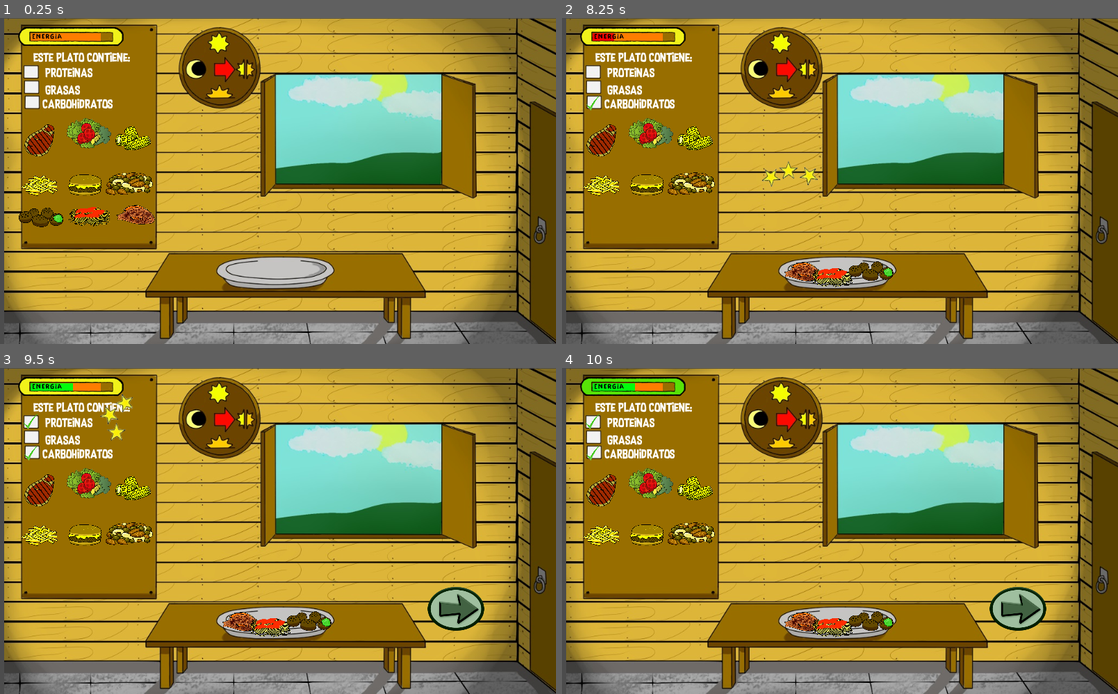
Above: before the commit, frames 1-4 (two rows, left to right).
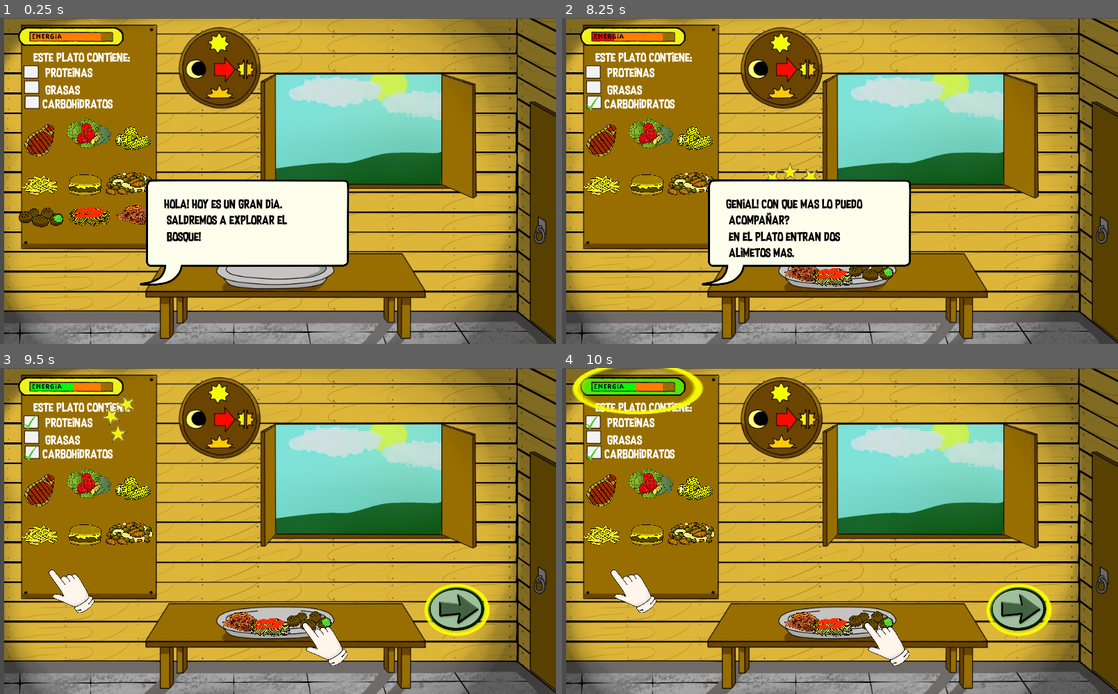
Above: after the commit, the same moments.

Repository: joelyo1996/nutriciber
Game: Godot game, scene res://Escenas/AlimentandoPersonaje/AlimentandoPersonaje.tscn
The game is run twice, just before and just after one commit, with the same random seed, the same clock (stepped at 60 frames per second) and the same inputs. This scene is started directly instead of the project's main scene.
Inputs (mouse positions are in pixels of both pictures, inside the frame that each line leads up to):
- Up to frame 1 (0.25 s): no input
- Up to frame 2 (8.25 s): tap Enter at 0.5, 6.5 s; drag from (650, 135) to (840, 272) at 0.52 s; drag from (600, 141) to (840, 272) at 1.27 s; move the mouse to (695, 138) at 2.02 s; press the mouse at (695, 138) at 2.03 s; hold Left (ui_left) 2.03-2.75 s; release the mouse at (695, 138) at 2.75 s; drag from (600, 184) to (840, 272) at 2.77 s; drag from (645, 184) to (840, 272) at 3.52 s; drag from (689, 184) to (840, 272) at 4.27 s; click (639, 321) at 5 s; tap Space at 5.75, 7.25 s; move the mouse to (695, 216) at 5.77 s; press the mouse at (695, 216) at 5.78 s; hold Right (ui_right) 5.78-6.5 s; release the mouse at (695, 216) at 6.5 s; drag from (656, 216) to (840, 272) at 6.52 s; drag from (600, 216) to (840, 272) at 7.27 s; drag from (728, 197) to (840, 272) at 8.02 s
- Up to frame 3 (9.5 s): move the mouse to (333, 459) at 8.77 s; press the mouse at (333, 459) at 8.78 s; hold Right (ui_right) from 8.78 s (still down)
- Up to frame 4 (10 s): release Right (ui_right) at 9.5 s; release the mouse at (895, 459) at 9.5 s; drag from (812, 596) to (650, 485) at 9.52 s

The runs differ from the first frame. In frame 1, 10% of the frame differs, in the area x 25-63%, y 49-83%; in frame 2, 10%, in the area x 25-63%, y 43-83%; in frame 3, 1.8%; in frame 4, 2.3%.

Commit message:
tutorial
progrmaacion y animacion del tutorial

Diff:
--- a/Escenas/AlimentandoPersonaje/AlimentandoPersonaje.gd
+++ b/Escenas/AlimentandoPersonaje/AlimentandoPersonaje.gd
@@ -1,5 +1,15 @@
 extends Node2D
+
 var tipo = 0
+var texto1 = "Hola! Hoy es un gran dia.\n Saldremos a explorar el\n bosque!"
+var texto2 = "Pero primero tenemos que \n armar un almuerzo muy \n nutritivo"
+var texto3 = "Creo que hoy quiero comer \n unos falafels"
+var texto4 = "Genial! con que mas lo puedo \n acompañar? \n en el plato entran dos \n alimetos mas."
+var texto5 = "Cada alimento que eligamos nos \n da energia! \n Si elegimos buenos alimentos \n tendremos mas energia!"
+var texto6 = "Arrastra dos alimetos mas al plato"
+var texto7 = "Estamos listo para salir \n al bosque!"
+
+
 func _ready():
 	if Global.silencio:
 		$ReproductorMusica.stop()
@@ -10,8 +20,49 @@
 	$Titulo/TildeVerde2.visible = false
 	$Titulo/TildeVerde3.visible = false
 	tipo = 0
+	$Nube.visible = true
+	if Global.largoSalto == true:
+		$CabezaLargo.visible = true
+	elif Global.peloCorto == true:
+		$CabezaCorto.visible = true
+	$Texto.visible = true
+	$Texto.text = texto1
+	yield(get_tree().create_timer(3),"timeout")
+	$Texto.text = texto2
+	yield(get_tree().create_timer(3),"timeout")
+	$Texto.text = texto3
+	yield(get_tree().create_timer(3),"timeout")
+	$Mano.visible= true
+	$Mano2.visible = true
+	$Circulo.visible = true
+	$Nube.visible = false
+	$Texto.visible = false
+	$CabezaCorto.visible = false
+	$CabezaLargo.visible = false
 
 func _physics_process(delta):
+	if Global.falafel == true:
+		Global.falafel = false
+		$Mano.visible= false
+		$Mano2.visible = false
+		$Circulo.visible = false
+		$Nube.visible = true
+		$Texto.visible = true
+		if Global.largoSalto == true:
+			$CabezaLargo.visible = true
+		elif Global.peloCorto == true:
+			$CabezaCorto.visible = true
+		$Texto.text = texto4
+		yield(get_tree().create_timer(2),"timeout")
+		$Texto.text = texto5
+		$Circulo2.visible = true
+		yield(get_tree().create_timer(2),"timeout")
+		$Nube.visible = false
+		$Texto.visible = false
+		$CabezaCorto.visible = false
+		$CabezaLargo.visible = false
+		$Label.visible = true
+		$Circulo2.visible = false
 	if Global.estrella == true:
 		$Estrella.visible = true
 		$AnimationPlayer.play("estrella")
@@ -32,6 +83,16 @@
 			$Reiniciar.disabled = false
 			$Avanzar.visible = false
 		else:
+			$Nube.visible = true
+			if Global.largoSalto == true:
+				$CabezaLargo.visible = true
+			elif Global.peloCorto == true:
+				$CabezaCorto.visible = true
+			$Texto.visible = true
+			$Texto.text = texto7
+			$Circulo.visible = true
+			$Circulo.position = Vector2 (840,445)
+			$Label.visible = false
 			$Avanzar.visible = true
 			Global.pos4 = true
 		$Avanzar.disabled = false
--- a/Escenas/AlimentandoPersonaje/AlimentandoPersonaje.tscn
+++ b/Escenas/AlimentandoPersonaje/AlimentandoPersonaje.tscn
@@ -31,6 +31,11 @@
 [ext_resource path="res://Asset/AlimentandoPersonaje/comida1.ogg" type="AudioStream" id=29]
 [ext_resource path="res://Asset/AlimentandoPersonaje/comida2.ogg" type="AudioStream" id=30]
 [ext_resource path="res://Asset/AlimentandoPersonaje/comida3.ogg" type="AudioStream" id=31]
+[ext_resource path="res://Asset/Mapa15/globo.png" type="Texture" id=32]
+[ext_resource path="res://Asset/AlimentandoPersonaje/interfaz_woman.png" type="Texture" id=33]
+[ext_resource path="res://Asset/AlimentandoPersonaje/interfaz_man.png" type="Texture" id=34]
+[ext_resource path="res://Asset/AlimentandoPersonaje/mano_slide.png" type="Texture" id=35]
+[ext_resource path="res://Asset/AlimentandoPersonaje/circulo_luz.png" type="Texture" id=36]
 
 [sub_resource type="RectangleShape2D" id=1]
 extents = Vector2( 59.6191, 15.0973 )
@@ -189,6 +194,15 @@
 outline_color = Color( 1, 0, 0, 1 )
 font_data = ExtResource( 21 )
 
+[sub_resource type="DynamicFont" id=24]
+size = 20
+extra_spacing_bottom = 10
+font_data = ExtResource( 21 )
+
+[sub_resource type="DynamicFont" id=25]
+size = 20
+font_data = ExtResource( 21 )
+
 [node name="AlimentarPersonaje" type="Node2D"]
 position = Vector2( 1.75809, 0 )
 script = ExtResource( 1 )
@@ -618,6 +632,67 @@
 
 [node name="Comida3" type="AudioStreamPlayer2D" parent="."]
 stream = ExtResource( 31 )
+
+[node name="Nube" type="Sprite" parent="."]
+visible = false
+position = Vector2( 432.17, 391.86 )
+scale = Vector2( 0.4, 0.4 )
+texture = ExtResource( 32 )
+flip_h = true
+
+[node name="CabezaLargo" type="Sprite" parent="."]
+visible = false
+position = Vector2( 143.198, 473.984 )
+scale = Vector2( 0.5, 0.5 )
+texture = ExtResource( 33 )
+
+[node name="Texto" type="Label" parent="."]
+visible = false
+modulate = Color( 0, 0, 0, 1 )
+margin_left = 300.0
+margin_top = 335.082
+margin_right = 340.0
+margin_bottom = 363.082
+custom_fonts/font = SubResource( 24 )
+
+[node name="CabezaCorto" type="Sprite" parent="."]
+visible = false
+position = Vector2( 118.854, 478.28 )
+scale = Vector2( 0.5, 0.5 )
+texture = ExtResource( 34 )
+
+[node name="Mano" type="Sprite" parent="."]
+visible = false
+position = Vector2( 130.31, 408.113 )
+scale = Vector2( 0.2, 0.2 )
+texture = ExtResource( 35 )
+
+[node name="Mano2" type="Sprite" parent="."]
+visible = false
+position = Vector2( 597.134, 505.488 )
+scale = Vector2( 0.2, 0.2 )
+texture = ExtResource( 35 )
+
+[node name="Circulo" type="Sprite" parent="."]
+visible = false
+position = Vector2( 77.3267, 370.882 )
+scale = Vector2( 0.1, 0.1 )
+texture = ExtResource( 36 )
+
+[node name="Circulo2" type="Sprite" parent="."]
+visible = false
+position = Vector2( 137.47, 37.2314 )
+scale = Vector2( 0.2, 0.1 )
+texture = ExtResource( 36 )
+
+[node name="Label" type="Label" parent="."]
+visible = false
+margin_left = 499.76
+margin_top = 77.3267
+margin_right = 539.76
+margin_bottom = 91.3267
+custom_fonts/font = SubResource( 25 )
+text = "Arrastra dos alimetos mas al plato"
 [connection signal="input_event" from="Vegetales/Area2D" to="Vegetales" method="_on_Area2D_input_event"]
 [connection signal="area_entered" from="Vegetales/Area_pocicion" to="Vegetales" method="_on_Area_pocicion_area_entered"]
 [connection signal="input_event" from="CarneRoja/Area2D" to="CarneRoja" method="_on_Area2D_input_event"]
--- a/Escenas/AlimentandoPersonaje/Banana.gd
+++ b/Escenas/AlimentandoPersonaje/Banana.gd
@@ -23,6 +23,7 @@
 
 func _on_Area_pocicion_area_entered(area):
 	if area.name == "1":
+
 		Global.tipo = 3
 		Global.Energia = Global.Energia + 2800
 		Global.estrella = true
--- a/Escenas/AlimentandoPersonaje/Carne.gd
+++ b/Escenas/AlimentandoPersonaje/Carne.gd
@@ -23,6 +23,7 @@
 
 func _on_Area2D2_area_entered(area):
 	if area.name == "1":
+
 		Global.tipo = 1
 		Global.Energia = Global.Energia + 2000
 		Global.estrellaMedia = true
--- a/Escenas/AlimentandoPersonaje/Frutilla.gd
+++ b/Escenas/AlimentandoPersonaje/Frutilla.gd
@@ -23,6 +23,7 @@
 
 func _on_Area2D2_area_entered(area):
 	if area.name == "1":
+
 		Global.tipo = 3
 		Global.Energia = Global.Energia + 1900
 		Global.estrellaMedia = true
--- a/Escenas/AlimentandoPersonaje/Galletita.gd
+++ b/Escenas/AlimentandoPersonaje/Galletita.gd
@@ -23,6 +23,7 @@
 
 func _on_Area2D2_area_entered(area):
 	if area.name == "1":
+
 		Global.tipo = 2
 		Global.Energia = Global.Energia + 700
 		fin = false
--- a/Escenas/AlimentandoPersonaje/Leche.gd
+++ b/Escenas/AlimentandoPersonaje/Leche.gd
@@ -29,6 +29,7 @@
 	if area.name == "1":
 		if estrella == true:
 			Global.estrella = true
+			Global.falafel = true
 		if estrellaMedia == true:
 			Global.estrellaMedia = true
 		Global.tipo = tipo
--- a/Escenas/AlimentandoPersonaje/Pan.gd
+++ b/Escenas/AlimentandoPersonaje/Pan.gd
@@ -23,6 +23,7 @@
 
 func _on_Area2D2_area_entered(area):
 	if area.name == "1":
+
 		Global.tipo = 1
 		Global.Energia = Global.Energia + 1000
 		fin = false
--- a/Global.gd
+++ b/Global.gd
@@ -33,3 +33,4 @@
 var estrella = false
 var estrellaMedia = false
 var espera = 0
+var falafel
Binary file added: Asset/AlimentandoPersonaje/circulo_luz.png
Not shown, added: Asset/AlimentandoPersonaje/circulo_luz.png.import
Binary file added: Asset/AlimentandoPersonaje/interfaz_man.png
Not shown, added: Asset/AlimentandoPersonaje/interfaz_man.png.import
Binary file added: Asset/AlimentandoPersonaje/interfaz_woman.png
Not shown, added: Asset/AlimentandoPersonaje/interfaz_woman.png.import
Binary file added: Asset/AlimentandoPersonaje/mano_slide.png
Not shown, added: Asset/AlimentandoPersonaje/mano_slide.png.import
Not shown: 1 places in Escenas/AlimentandoPersonaje/AlimentandoPersonaje.tscn that only renumber resources
